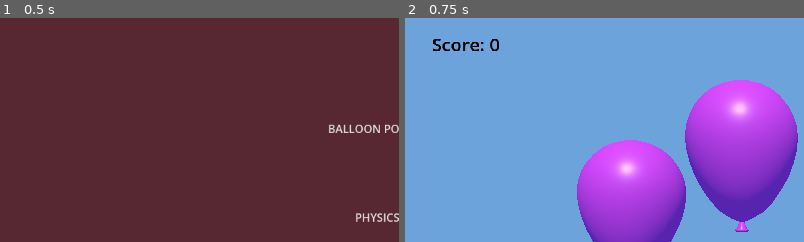
Above: before the commit, frames 1-2 (left to right).
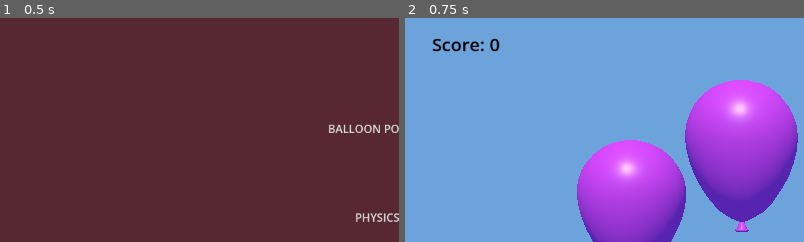
Above: after the commit, the same moments.

Repository: SandbergHM/GodotMiniProjects
Game: Godot game, scene res://MainMenu/MainMenu.tscn
Same seed, same stepped clock (60 frames per second), same inputs: the game is played once before the commit and once after it.
Inputs:
- Up to frame 1 (0.5 s): no input
- Up to frame 2 (0.75 s): click "BALLOON POPPER" at 0.5 s
The pictures show only the part of the screen within x 0-50%, y 0-50%; the shares and areas given below are measured in that part.

Frame 1 is identical in both runs. In frame 2, 0.2% of the frame differs, in the area x 7-24%, y 9-16%.

Commit message:
Collission
Added collission game

Diff:
--- /dev/null
+++ b/Collision/bounce_pad.gd
@@ -0,0 +1,8 @@
+extends RigidBody3D
+
+@export var bounce_strength : float = 2000.0
+
+func _on_body_entered(body: Node) -> void:
+	if body.is_in_group("Player"):
+
+		apply_impulse(Vector3.ZERO, Vector3.UP * bounce_strength)
--- a/Collision/collision.tscn
+++ b/Collision/collision.tscn
@@ -1,4 +1,17 @@
 [gd_scene format=3 uid="uid://08xpshkrayvx"]
+
+[ext_resource type="ArrayMesh" uid="uid://cg44rggprusy3" path="res://Collision/character-female-b.obj" id="1_fv6dv"]
+[ext_resource type="Script" uid="uid://mcna6dfuwes7" path="res://Collision/player_movement.gd" id="1_nc17b"]
+[ext_resource type="PackedScene" uid="uid://byukcuwch8e7a" path="res://Collision/tree.tscn" id="1_pf7po"]
+[ext_resource type="Script" uid="uid://buhbuqbunxu3j" path="res://Collision/bounce_pad.gd" id="4_15bix"]
+
+[sub_resource type="PhysicsMaterial" id="PhysicsMaterial_fv6dv"]
+friction = 0.0
+
+[sub_resource type="BoxShape3D" id="BoxShape3D_nc17b"]
+size = Vector3(0.77441406, 1.2378998, 0.84265137)
+
+[sub_resource type="BoxMesh" id="BoxMesh_fv6dv"]
 
 [sub_resource type="BoxMesh" id="BoxMesh_5dn6e"]
 
@@ -8,13 +21,46 @@
 background_mode = 1
 background_color = Color(0.30255407, 0.62569124, 0.7328591, 1)
 
+[sub_resource type="CylinderMesh" id="CylinderMesh_nc17b"]
+
+[sub_resource type="StandardMaterial3D" id="StandardMaterial3D_15bix"]
+albedo_color = Color(0.88431424, 3.200695e-06, 1.1551381e-06, 1)
+
+[sub_resource type="CylinderShape3D" id="CylinderShape3D_ytqqh"]
+
 [node name="Main" type="Node3D" unique_id=1792561506]
 
+[node name="Player" type="RigidBody3D" parent="." unique_id=1420820471]
+transform = Transform3D(1, 0, 0, 0, 0.9396926, 0.34202012, 0, -0.34202012, 0.9396926, 0, 5.1751947, 13.131124)
+physics_material_override = SubResource("PhysicsMaterial_fv6dv")
+contact_monitor = true
+max_contacts_reported = 10
+script = ExtResource("1_nc17b")
+
+[node name="Playermodel" type="MeshInstance3D" parent="Player" unique_id=566601356]
+transform = Transform3D(-1, 0, -8.742278e-08, 0, 1, 0, 8.742278e-08, 0, -1, 0, 0, 0)
+mesh = ExtResource("1_fv6dv")
+
+[node name="CollisionShape3D" type="CollisionShape3D" parent="Player" unique_id=1020723912]
+transform = Transform3D(1, 0, 0, 0, 1.000002, 2.9802322e-07, 0, -2.9802322e-07, 1.000002, 0, 0.16951704, 3.8146973e-06)
+shape = SubResource("BoxShape3D_nc17b")
+
+[node name="Camera3D" type="Camera3D" parent="Player" unique_id=316884872]
+transform = Transform3D(1, 0, 0, 0, 0.9631486, 0.2689703, 0, -0.2689703, 0.9631486, 0, 1.0101128, 0.99694824)
+
+[node name="MeshInstance3D" type="MeshInstance3D" parent="Player" unique_id=1536061170]
+transform = Transform3D(0.15430696, 0, 0, 0, 0.039104085, 5.9604645e-08, 0, -9.313226e-10, 0.58634496, -0.08649257, 0.0044207573, 0.0016107559)
+mesh = SubResource("BoxMesh_fv6dv")
+
+[node name="MeshInstance3D2" type="MeshInstance3D" parent="Player" unique_id=611254847]
+transform = Transform3D(0.15430696, 0, 0, 0, 0.03910409, 7.4505806e-08, 0, -1.8626451e-09, 0.586345, 0.09283802, 0.0044207573, 0.0016117096)
+mesh = SubResource("BoxMesh_fv6dv")
+
 [node name="Ground" type="StaticBody3D" parent="." unique_id=963553719]
-transform = Transform3D(1, 0, 0, 0, 0.9396926, 0.3420201, 0, -0.3420201, 0.9396926, -0.01282692, 0, -0.10412121)
+transform = Transform3D(12, 0, 0, 0, 0.2819078, 10.260603, 0, -0.102606036, 28.190779, -0.01282692, 0, -0.10412121)
 
 [node name="GroundModel" type="MeshInstance3D" parent="Ground" unique_id=1025916868]
-transform = Transform3D(1, 0, 0, 0, 1, -3.8146973e-06, 0, -2.3283064e-10, 1, 0, 0, 0)
+transform = Transform3D(1, 0, 0, 0, 1, 2.3283064e-10, 0, -2.3283064e-10, 1, 0, 0, 0)
 mesh = SubResource("BoxMesh_5dn6e")
 
 [node name="CollisionShape3D" type="CollisionShape3D" parent="Ground" unique_id=201899546]
@@ -25,4 +71,48 @@
 environment = SubResource("Environment_5dn6e")
 
 [node name="DirectionalLight3D" type="DirectionalLight3D" parent="." unique_id=1211283630]
-transform = Transform3D(1, 0, 0, 0, 0.23493844, 0.97201025, 0, -0.97201025, 0.23493844, 0, 4.970482, 0)
+transform = Transform3D(0.9179486, 0.09945291, 0.3840306, -0.39669928, 0.23013057, 0.88863343, 0, -0.9680645, 0.25070092, 0, 4.970482, 0)
+shadow_enabled = true
+shadow_bias = 1.0
+shadow_blur = 0.5
+
+[node name="Tree" parent="." unique_id=230274106 instance=ExtResource("1_pf7po")]
+transform = Transform3D(1, 0, 0, 0, 0.93969256, 0.3420201, 0, -0.3420201, 0.93969256, 0, -3.5850363, -12.910508)
+
+[node name="Tree2" parent="." unique_id=360366038 instance=ExtResource("1_pf7po")]
+transform = Transform3D(1, 0, 0, 0, 0.9396926, 0.34202012, 0, -0.34202012, 0.9396926, 2.891088, 2.849431, 4.6998386)
+
+[node name="Tree3" parent="." unique_id=1323914026 instance=ExtResource("1_pf7po")]
+transform = Transform3D(1, 0, 0, 0, 0.9396926, 0.34202012, 0, -0.34202012, 0.9396926, -3.2683182, 2.849431, 4.6998386)
+
+[node name="Tree4" parent="." unique_id=1081481876 instance=ExtResource("1_pf7po")]
+transform = Transform3D(1, 0, 0, 0, 0.9396926, 0.34202012, 0, -0.34202012, 0.9396926, -3.2683182, 4.7281733, 9.736505)
+
+[node name="Tree5" parent="." unique_id=896322434 instance=ExtResource("1_pf7po")]
+transform = Transform3D(1, 0, 0, 0, 0.9396926, 0.34202012, 0, -0.34202012, 0.9396926, 4.3247323, 4.7281733, 9.736505)
+
+[node name="Tree6" parent="." unique_id=2050685351 instance=ExtResource("1_pf7po")]
+transform = Transform3D(1, 0, 0, 0, 0.9396926, 0.34202012, 0, -0.34202012, 0.9396926, 4.3247323, -0.039073467, -3.4895105)
+
+[node name="Tree7" parent="." unique_id=1998720223 instance=ExtResource("1_pf7po")]
+transform = Transform3D(1, 0, 0, 0, 0.9396926, 0.34202012, 0, -0.34202012, 0.9396926, -0.20769548, -1.0620947, -5.9078164)
+
+[node name="BouncePad" type="RigidBody3D" parent="." unique_id=1039982362]
+transform = Transform3D(1, 0, 0, 0, 0.9396926, 0.34202012, 0, -0.34202012, 0.9396926, 0, 1.5234556, 3.572794)
+mass = 0.001
+gravity_scale = 0.0
+contact_monitor = true
+max_contacts_reported = 999
+script = ExtResource("4_15bix")
+
+[node name="BouncePadModel" type="MeshInstance3D" parent="BouncePad" unique_id=1135807578]
+transform = Transform3D(1, 0, 0, 0, 0.04, 0, 0, -9.313226e-10, 1.0000001, 0, 0, 0)
+mesh = SubResource("CylinderMesh_nc17b")
+surface_material_override/0 = SubResource("StandardMaterial3D_15bix")
+
+[node name="CollisionShape3D" type="CollisionShape3D" parent="BouncePad" unique_id=563437890]
+transform = Transform3D(0.04, 0, 0, 0, 0.04, 0, 0, 0, 0.04, 0, 0, 0)
+shape = SubResource("CylinderShape3D_ytqqh")
+
+[connection signal="body_entered" from="Player" to="Player" method="_on_body_entered"]
+[connection signal="body_entered" from="BouncePad" to="BouncePad" method="_on_body_entered"]
--- /dev/null
+++ b/Collision/player_movement.gd
@@ -0,0 +1,18 @@
+extends RigidBody3D
+
+##player right-left movement speed
+@export var move_speed : float = 3
+
+# Called 60 times per second. 'delta' is the elapsed time since the previous frame.
+func _physics_process(delta: float) -> void:
+	if Input.is_physical_key_pressed(KEY_A):
+		apply_force(Vector3.LEFT * move_speed)
+	if Input.is_physical_key_pressed(KEY_D):
+		apply_force(Vector3.RIGHT * move_speed)
+
+	if position.y < -20:
+		get_tree().reload_current_scene()
+
+func _on_body_entered(body: Node):
+	if body.is_in_group("Tree"):
+		get_tree().reload_current_scene()
--- /dev/null
+++ b/Collision/tree.tscn
@@ -0,0 +1,30 @@
+[gd_scene format=3 uid="uid://byukcuwch8e7a"]
+
+[sub_resource type="CylinderMesh" id="CylinderMesh_5dn6e"]
+
+[sub_resource type="StandardMaterial3D" id="StandardMaterial3D_pf7po"]
+albedo_color = Color(0.5598439, 0.26895392, 0.114853285, 1)
+
+[sub_resource type="CylinderShape3D" id="CylinderShape3D_fv6dv"]
+
+[sub_resource type="CylinderMesh" id="CylinderMesh_pf7po"]
+top_radius = 0.0
+bottom_radius = 1.0
+
+[sub_resource type="StandardMaterial3D" id="StandardMaterial3D_fv6dv"]
+albedo_color = Color(0.098759435, 0.56014216, 0, 1)
+
+[node name="Tree" type="RigidBody3D" unique_id=230274106 groups=["Tree"]]
+transform = Transform3D(1, 0, 0, 0, 0.9396926, 0.34202012, 0, -0.34202012, 0.9396926, 0, 0, 0)
+
+[node name="Trunk" type="MeshInstance3D" parent="." unique_id=393257739]
+mesh = SubResource("CylinderMesh_5dn6e")
+surface_material_override/0 = SubResource("StandardMaterial3D_pf7po")
+
+[node name="CollisionShape3D" type="CollisionShape3D" parent="." unique_id=1080353617]
+shape = SubResource("CylinderShape3D_fv6dv")
+
+[node name="Crown" type="MeshInstance3D" parent="." unique_id=92704668]
+transform = Transform3D(1, 0, 0, 0, 1.0154902, 0, 0, 0, 1, 0.01352644, 1.4988146, 0.030786514)
+mesh = SubResource("CylinderMesh_pf7po")
+surface_material_override/0 = SubResource("StandardMaterial3D_fv6dv")
--- a/project.godot
+++ b/project.godot
@@ -10,7 +10,7 @@
 
 [application]
 
-config/name="BaloonPopper"
+config/name="GodotMiniProjects"
 run/main_scene="uid://igt3rpjquvqw"
 config/features=PackedStringArray("4.6", "Forward Plus")
 config/icon="res://icon.svg"
@@ -33,6 +33,5 @@
 
 [rendering]
 
-textures/canvas_textures/default_texture_filter=0
 rendering_device/driver.windows="d3d12"
 environment/defaults/default_clear_color=Color(0.3406735, 0.15786716, 0.19072732, 1)
Not shown, added: Collision/bounce_pad.gd.uid
Not shown, added: Collision/player_movement.gd.uid
